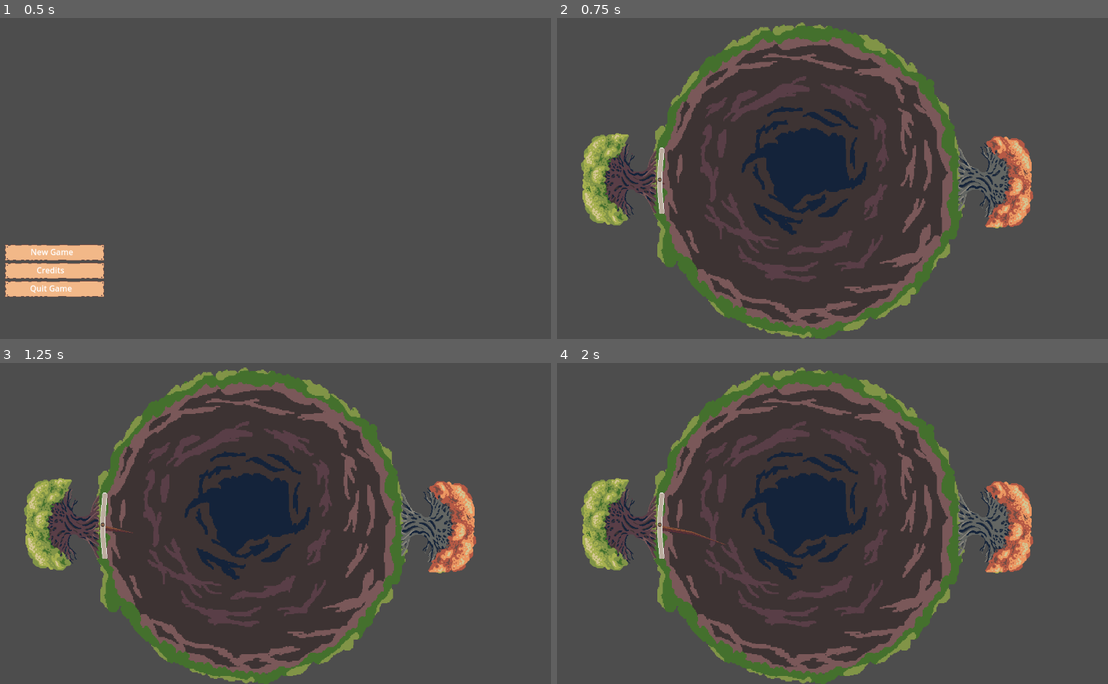
Above: before the commit, frames 1-4 (two rows, left to right).
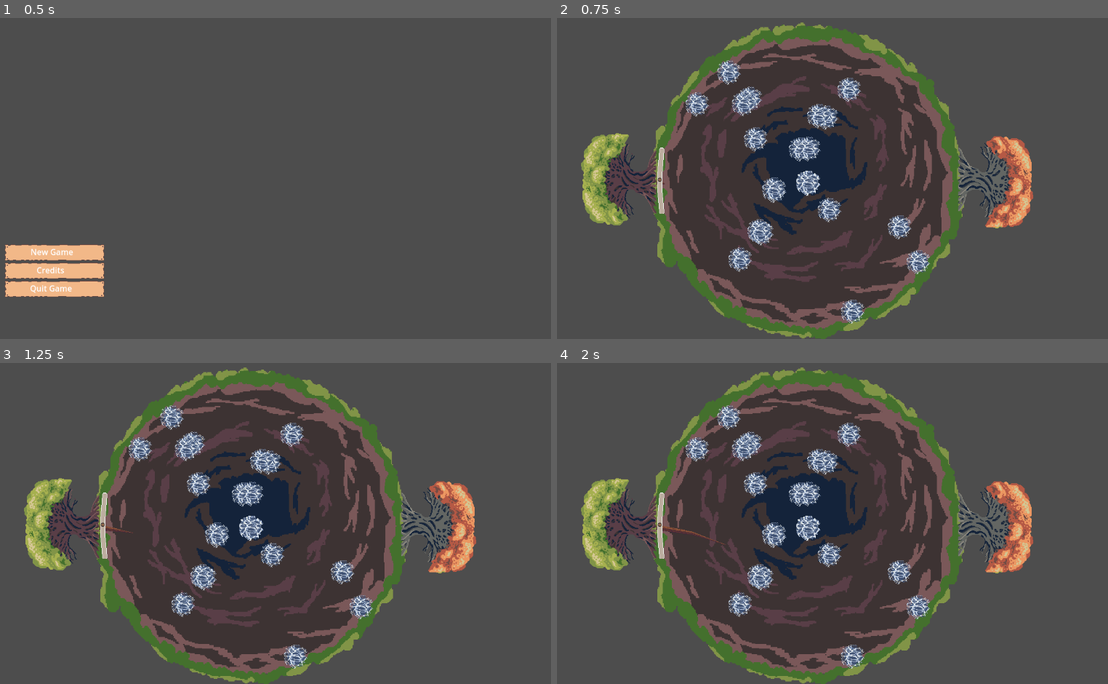
Above: after the commit, the same moments.

Repository: Rotta-Games/ragerootin
Game: Godot game, scene res://main.tscn
Same seed, same stepped clock (60 frames per second), same inputs: the game is played once before the commit and once after it.
Inputs (mouse positions are in pixels of both pictures, inside the frame that each line leads up to):
- Up to frame 1 (0.5 s): no input
- Up to frame 2 (0.75 s): click "New Game" at 0.5 s
- Up to frame 3 (1.25 s): no input
- Up to frame 4 (2 s): tap Enter at 1.25 s; move the mouse to (942, 504) at 1.27 s; hold Right from 1.28 s (still down); click (942, 504) at 1.42 s

Frame 1 is identical in both runs. In frame 2, 3.9% of the frame differs, in the area x 17-75%, y 2-100%; in frame 3, 3.9%; in frame 4, 3.9%.

Commit message:
Add initial water

Diff:
--- /dev/null
+++ b/game.gd
@@ -0,0 +1,35 @@
+extends Node2D
+
+@export var water_scene: PackedScene
+
+@export var water_amount = 20
+@export var water_rings = 4
+
+# Called when the node enters the scene tree for the first time.
+func _ready():
+	randomize()
+	_generate_water()
+
+
+
+# Called every frame. 'delta' is the elapsed time since the previous frame.
+func _process(delta):
+	pass
+
+func _generate_water():
+	var earthPos = $Earth.position
+	var max_radius = $Earth/CollisionShape2D.shape.radius * 27
+	var distance_between_rings = max_radius / water_rings;
+	var water_per_rings = water_amount / water_rings
+
+	for radius in range(1,max_radius,distance_between_rings):
+		for j in water_per_rings:
+			var water_position = earthPos
+			var angle = randf_range(0, radius)* PI * 2
+
+			water_position.x = (cos(angle) * radius) + earthPos.x
+			water_position.y = (sin(angle) * radius) + earthPos.y
+
+			var water = water_scene.instantiate()
+			add_child(water)
+			water.set_global_position(water_position)
--- a/game.tscn
+++ b/game.tscn
@@ -1,18 +1,31 @@
-[gd_scene load_steps=8 format=3 uid="uid://d0v055pdymdup"]
+[gd_scene load_steps=7 format=3 uid="uid://cnqjxco0jwax3"]
 
 [ext_resource type="Texture2D" uid="uid://dv3wqd5ajjukp" path="res://assets/gfx/planet.png" id="1_jqjye"]
+[ext_resource type="Script" path="res://game.gd" id="1_jw860"]
 [ext_resource type="Texture2D" uid="uid://bvpssq4vdwi0o" path="res://assets/gfx/tree.png" id="2_3kfm1"]
+[ext_resource type="PackedScene" uid="uid://luujl0gtps7k" path="res://water.tscn" id="2_skadb"]
 [ext_resource type="Script" path="res://Player1.gd" id="3_5isx4"]
 [ext_resource type="Texture2D" uid="uid://b8p2ufu1kj703" path="res://assets/gfx/tree2.png" id="3_py1ko"]
 [ext_resource type="PackedScene" uid="uid://s73vtbyq2umt" path="res://root.tscn" id="4_l441w"]
 [ext_resource type="Texture2D" uid="uid://cimq45oa25nn0" path="res://assets/gfx/slider.png" id="5_8n0al"]
 [ext_resource type="Texture2D" uid="uid://ccpyop0wuix1p" path="res://assets/gfx/slider-button.png" id="6_d3e1o"]
 
+[sub_resource type="CircleShape2D" id="CircleShape2D_njt6a"]
+
 [node name="game" type="Node2D"]
+script = ExtResource("1_jw860")
+water_scene = ExtResource("2_skadb")
 
-[node name="Earth" type="Sprite2D" parent="."]
+[node name="Earth" type="Area2D" parent="."]
 position = Vector2(557, 339)
-rotation = -6.28319
+
+[node name="CollisionShape2D" type="CollisionShape2D" parent="Earth"]
+scale = Vector2(32, 32)
+shape = SubResource("CircleShape2D_njt6a")
+debug_color = Color(0, 0.6, 0.701961, 0.419608)
+
+[node name="Sprite2d" type="Sprite2D" parent="Earth"]
+position = Vector2(2.08165e-12, 2.08165e-12)
 scale = Vector2(1.8, 1.8)
 texture = ExtResource("1_jqjye")
 
--- /dev/null
+++ b/main.gd
@@ -0,0 +1,12 @@
+extends Node2D
+
+
+# Called when the node enters the scene tree for the first time.
+func _ready():
+	$RootTimer.start()
+
+
+
+# Called every frame. 'delta' is the elapsed time since the previous frame.
+func _process(delta):
+	pass
--- /dev/null
+++ b/water.tscn
@@ -0,0 +1,11 @@
+[gd_scene load_steps=2 format=3 uid="uid://luujl0gtps7k"]
+
+[ext_resource type="Texture2D" uid="uid://nmm7bd6urxd5" path="res://assets/gfx/water.png" id="1_yv4ek"]
+
+[node name="Node2D" type="Node2D"]
+
+[node name="Water" type="Area2D" parent="."]
+
+[node name="Sprite2D" type="Sprite2D" parent="Water"]
+position = Vector2(2.08165e-12, 2.08165e-12)
+texture = ExtResource("1_yv4ek")
